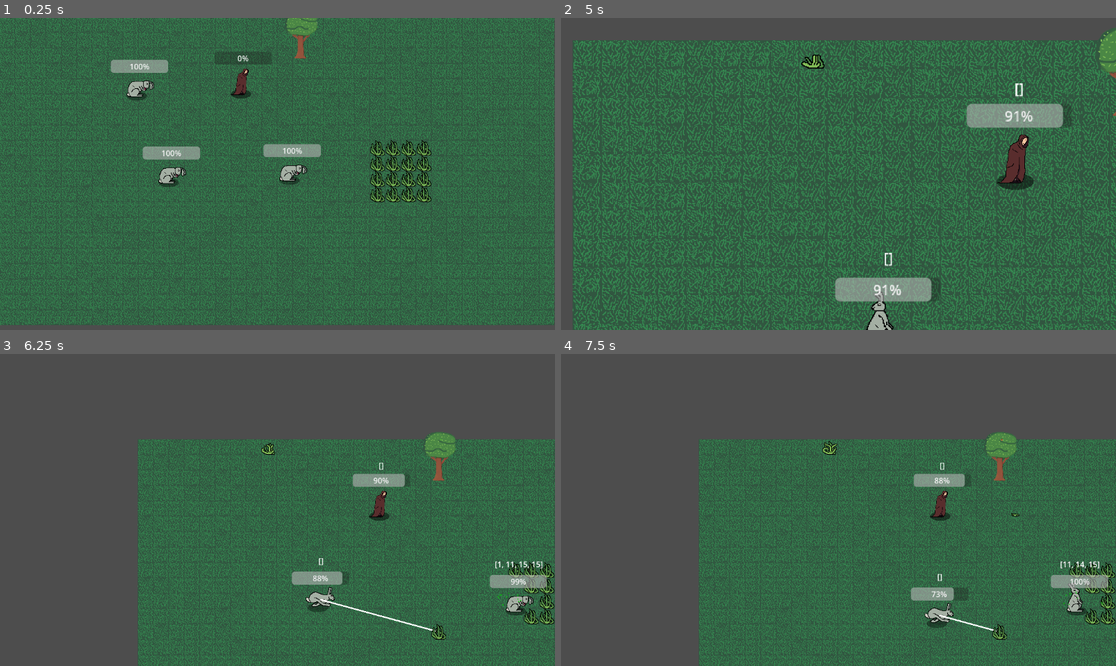
Above: before the commit, frames 1-4 (two rows, left to right).
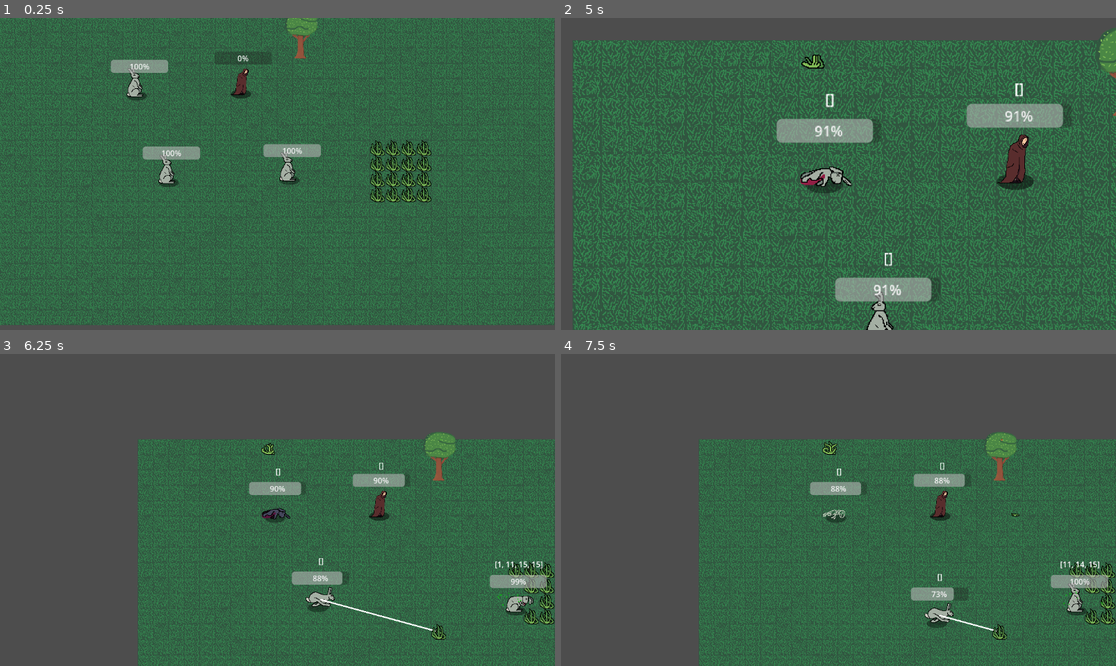
Above: after the commit, the same moments.

Repository: rundoom/Upraiser
Game: Godot game, scene res://creature/grass_test.tscn
Two runs of this game, one before a commit and one after it. Both use one fixed random seed, a clock stepped at 60 frames per second and the inputs below.
Inputs (mouse positions are in pixels of both pictures, inside the frame that each line leads up to):
- Up to frame 1 (0.25 s): no input
- Up to frame 2 (5 s): tap Enter at 0.5 s; move the mouse to (960, 158) at 0.52 s; press the mouse at (960, 158) at 0.53 s; move the mouse to (733, 174) at 1.27 s; release the mouse at (733, 174) at 1.28 s; right-click (733, 174) at 1.35 s; move the mouse to (899, 177) at 2.02 s; press the mouse at (899, 177) at 2.03 s; release the mouse at (899, 177) at 2.75 s; click (616, 161) at 2.75 s; move the mouse to (810, 236) at 3.52 s; right-click (810, 236) at 3.6 s; move the mouse to (616, 83) at 4.27 s; press the mouse at (616, 83) at 4.28 s; tap Backspace (debug_event_0) at 4.9 s
- Up to frame 3 (6.25 s): move the mouse to (455, 500) at 5.02 s; release the mouse at (455, 500) at 5.03 s; right-click (455, 500) at 5.1 s; move the mouse to (305, 510) at 5.77 s; press the mouse at (305, 510) at 5.78 s
- Up to frame 4 (7.5 s): move the mouse to (755, 432) at 6.52 s; release the mouse at (755, 432) at 6.53 s; right-click (755, 432) at 6.6 s; move the mouse to (960, 494) at 7.27 s; press the mouse at (960, 494) at 7.28 s

The runs differ from the first frame. In frame 1, 0.4% of the frame differs, in the area x 23-56%, y 15-52%; in frame 2, 2.0%, in the area x 38-58%, y 24-57%; in frame 3, 0.6%; in frame 4, 0.5%.

Commit message:
Death animation

Diff:
--- a/creature/npc/alfred.tscn
+++ b/creature/npc/alfred.tscn
@@ -34,6 +34,14 @@
 
 [sub_resource type="SpriteFrames" id="SpriteFrames_03oe2"]
 animations = [{
+"frames": [{
+"duration": 1.0,
+"texture": SubResource("AtlasTexture_dsok5")
+}],
+"loop": false,
+"name": &"die",
+"speed": 5.0
+}, {
 "frames": [{
 "duration": 1.0,
 "texture": SubResource("AtlasTexture_dsok5")
@@ -85,7 +93,7 @@
 position = Vector2(9, -11)
 scale = Vector2(0.5, 0.5)
 sprite_frames = SubResource("SpriteFrames_03oe2")
-animation = &"run"
+animation = &"die"
 
 [node name="ProgressBar" parent="." index="3"]
 offset_left = -57.0
--- a/creature/npc/npc.gd
+++ b/creature/npc/npc.gd
@@ -41,11 +41,12 @@
 var under_control = false
 static var is_some_selected = false
 
-enum States {IDLE, EAT, RUN}
+enum States {IDLE, EAT, RUN, DIE}
 var current_state: States:
 	set(val):
 		current_state = val
 		$Rotator/FoodParticles.emitting = current_state == States.EAT
+
 
 var is_picked: bool = false:
 	set(val):
@@ -65,6 +66,7 @@
 
 
 func _physics_process(delta: float) -> void:
+	if current_state == States.DIE: return
 	if current_state == States.EAT:
 		animated_sprite_2d.play("eat")
 		return
@@ -250,9 +252,13 @@
 
 
 func die():
-	queue_free()
 	if is_picked: is_some_selected = false
 	is_picked = false
+	input_pickable = false
+	$PathTracker.points = []
+	current_state = States.DIE
+	animated_sprite_2d.play("die")
+	if !animated_sprite_2d.animation_finished.is_connected(queue_free): animated_sprite_2d.animation_finished.connect(queue_free)
 
 
 func _is_group_intersects(food_groups: Array[StringName]):
--- a/creature/rabbit.tscn
+++ b/creature/rabbit.tscn
@@ -1,9 +1,21 @@
-[gd_scene load_steps=12 format=3 uid="uid://8jif2hfscjrg"]
+[gd_scene load_steps=15 format=3 uid="uid://8jif2hfscjrg"]
 
 [ext_resource type="PackedScene" uid="uid://cqwsdxnbwchf4" path="res://creature/npc/npc.tscn" id="1_kuli1"]
 [ext_resource type="Texture2D" uid="uid://bkfh7c6es6kqu" path="res://creature/npc/заяц(почти готов).png" id="2_mywt6"]
 [ext_resource type="Script" path="res://creature/rabbit.gd" id="2_uebtf"]
 [ext_resource type="Texture2D" uid="uid://xkmthc0r841w" path="res://creature/npc/14.png" id="3_kvnr4"]
+
+[sub_resource type="AtlasTexture" id="AtlasTexture_llf6d"]
+atlas = ExtResource("2_mywt6")
+region = Rect2(0, 128, 64, 64)
+
+[sub_resource type="AtlasTexture" id="AtlasTexture_7ocjv"]
+atlas = ExtResource("2_mywt6")
+region = Rect2(64, 128, 64, 64)
+
+[sub_resource type="AtlasTexture" id="AtlasTexture_fg42x"]
+atlas = ExtResource("2_mywt6")
+region = Rect2(128, 128, 64, 64)
 
 [sub_resource type="AtlasTexture" id="AtlasTexture_rs1pw"]
 atlas = ExtResource("2_mywt6")
@@ -29,11 +41,25 @@
 animations = [{
 "frames": [{
 "duration": 1.0,
+"texture": SubResource("AtlasTexture_llf6d")
+}, {
+"duration": 1.0,
+"texture": SubResource("AtlasTexture_7ocjv")
+}, {
+"duration": 1.0,
+"texture": SubResource("AtlasTexture_fg42x")
+}],
+"loop": false,
+"name": &"die",
+"speed": 1.0
+}, {
+"frames": [{
+"duration": 1.0,
 "texture": SubResource("AtlasTexture_rs1pw")
 }],
 "loop": true,
 "name": &"eat",
-"speed": 5.0
+"speed": 0.2
 }, {
 "frames": [{
 "duration": 1.0,
@@ -83,7 +109,6 @@
 [node name="AnimatedSprite2D" parent="Rotator" index="1"]
 position = Vector2(0, -13)
 sprite_frames = SubResource("SpriteFrames_l6sil")
-animation = &"eat"
 
 [node name="FoodParticles" parent="Rotator" index="2"]
 amount = 16
